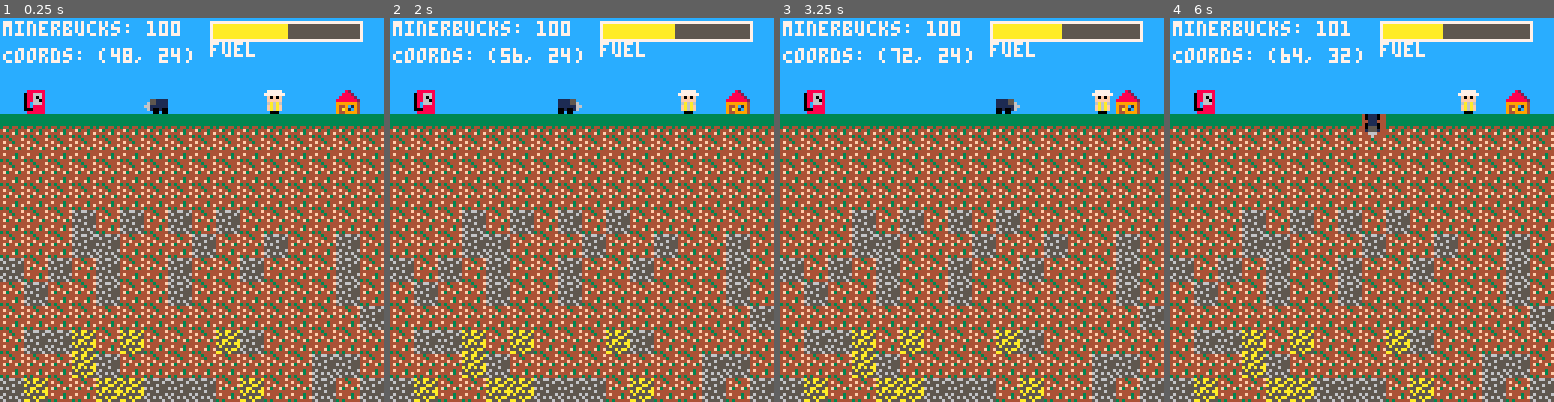
Above: before the commit, frames 1-4 (left to right).
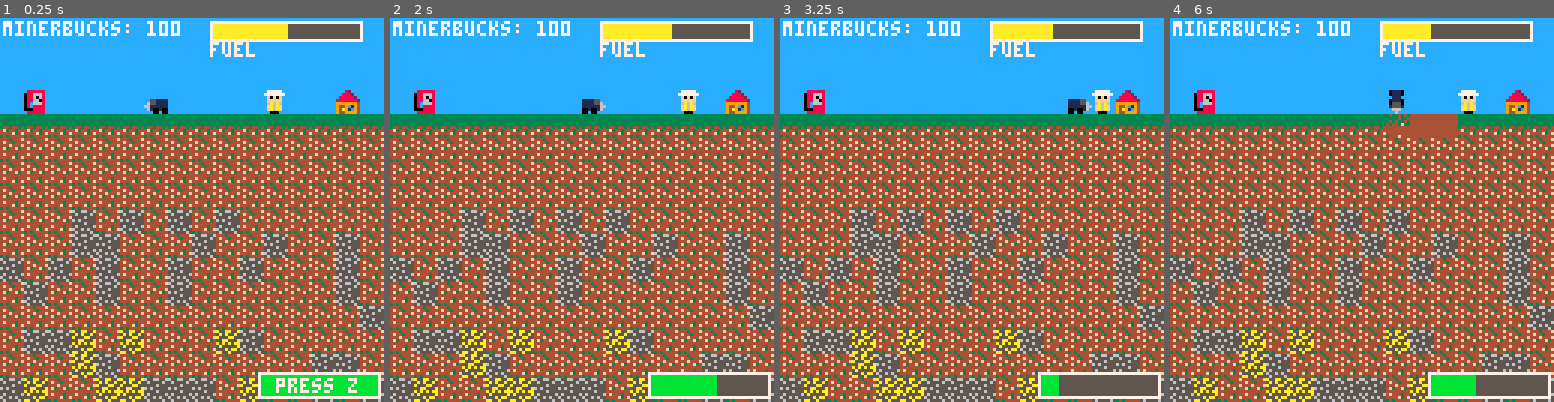
Above: after the commit, the same moments.

Repository: grantsweeney02/Miner
Game: PICO-8 cartridge miner.p8
Two runs of this game, one before a commit and one after it. Both use one fixed random seed, a clock stepped at 60 frames per second and the inputs below.
Inputs:
- Up to frame 1 (0.25 s): no input
- Up to frame 2 (2 s): tap X (X key) at 0.33, 1.07, 1.85 s; tap O (Z key) at 0.7, 1.7 s; hold Right from 1.6 s (still down)
- Up to frame 3 (3.25 s): release Right at 2.1 s; tap O (Z key) at 2.1, 2.5, 2.9 s; hold Up 2.15-2.42 s; hold Right 2.47-3.03 s; tap X (X key) at 2.97 s; hold Left from 3.08 s (still down)
- Up to frame 4 (6 s): tap O (Z key) every 0.4 s from 3.3 to 5.7 s; release Left at 3.58 s; hold Down 3.63-3.97 s; hold Right 4.02-4.68 s; tap X (X key) at 4.08, 5.2 s; hold Up 4.73-5.03 s; hold Left 5.08-5.68 s; hold Down from 5.73 s (still down)

The runs differ from the first frame. In frame 1, 2.9% of the frame differs, in the area x 0-100%, y 7-100%; in frame 2, 3.1%; in frame 3, 2.9%; in frame 4, 3.8%, in the area x 0-100%, y 0-100%.

Commit message:
Boost bar is done and works

Diff:
--- a/miner.p8
+++ b/miner.p8
@@ -11,8 +11,11 @@
 MAP_WIDTH = 16
 MAP_HEIGHT = 32
 BEDROCK_LEVEL = MAP_HEIGHT - 2
-
 local surface_row = flr(SURFACE_HEIGHT / GRID_SIZE)
+
+MAX_BOOST_METER = 100
+BOOST_DEPLETION_RATE = MAX_BOOST_METER / 90
+BOOST_RECHARGE_RATE  = MAX_BOOST_METER / 180
 
 --------------------------------------------------------------------------------
 -- TILE & SPRITE DEFINITIONS
@@ -48,26 +51,11 @@
 -- ORE INFO
 --------------------------------------------------------------------------------
 ore_info = {
-  [TILE_DIRT] = {
-      sprites = SPR_DIRT,
-      durability = 2
-  },
-  [TILE_STONE] = {
-      sprites = SPR_STONE,
-      durability = 3
-  },
-  [TILE_GOLD] = {
-      sprites = SPR_GOLD,
-      durability = 3
-  },
-  [TILE_DIAMOND] = {
-      sprites = SPR_DIAMOND,
-      durability = 4
-  },
-  [TILE_GRASS] = {
-      sprites = {SPR_GRASS_FULL, SPR_GRASS_BROKEN},
-      durability = 2
-  }
+  [TILE_DIRT]    = { sprites = SPR_DIRT, durability = 2 },
+  [TILE_STONE]   = { sprites = SPR_STONE, durability = 3 },
+  [TILE_GOLD]    = { sprites = SPR_GOLD, durability = 3 },
+  [TILE_DIAMOND] = { sprites = SPR_DIAMOND, durability = 4 },
+  [TILE_GRASS]   = { sprites = {SPR_GRASS_FULL, SPR_GRASS_BROKEN}, durability = 2 }
 }
 
 --------------------------------------------------------------------------------
@@ -96,17 +83,18 @@
     move_delay = 10,
     move_timer = 0,
     was_moving_up = false,
-
     inventory = {
         [TILE_DIRT]    = 0,
         [TILE_STONE]   = 0,
         [TILE_GOLD]    = 0,
         [TILE_DIAMOND] = 0
     },
-
     minerBucks = 100,
     fuel = 50,
-    max_fuel = 100
+    max_fuel = 100,
+    interacting_with_trader = false,
+    boostActive = false,
+    boostMeter = MAX_BOOST_METER
 }
 
 --------------------------------------------------------------------------------
@@ -144,7 +132,6 @@
 local building_row = surface_row - 1
 map[building_row][1] = TILE_GAS_PUMP
 map[building_row][MAP_WIDTH - 2] = TILE_UPGRADE_HUT
--- Trader tile removed from the map
 
 --------------------------------------------------------------------------------
 -- TRADER ENTITY
@@ -160,19 +147,71 @@
 }
 
 function update_trader()
+    if miner.interacting_with_trader then return end
     trader.move_timer -= 1
     if trader.move_timer <= 0 then
-        if rnd() < 0.2 then
+        if rnd() < 0.15 then
             trader.direction = -trader.direction
         end
+        local left_bound = 2 * GRID_SIZE
+        local right_bound = (MAP_WIDTH - 3) * GRID_SIZE
         local new_x = trader.x + trader.direction * trader.speed
-        if new_x < 0 or new_x > (MAP_WIDTH - 1) * GRID_SIZE then
+        if new_x < left_bound or new_x > right_bound then
             trader.direction = -trader.direction
             new_x = trader.x + trader.direction * trader.speed
         end
         trader.x = new_x
         trader.move_timer = trader.move_delay
     end
+end
+
+--------------------------------------------------------------------------------
+-- TRADE FUNCTIONS
+--------------------------------------------------------------------------------
+function trade_with_trader()
+    local total = 0
+    for tile, count in pairs(miner.inventory) do
+        total += count * ore_values[tile]
+        miner.inventory[tile] = 0
+    end
+    miner.minerBucks += total
+    print("trade complete: +" .. total .. " mb!", 1, 110, 11)
+    miner.interacting_with_trader = false
+end
+
+function draw_trade_menu()
+    local menu_x = 16
+    local menu_y = 16
+    local menu_width = 96
+    local menu_height = 74
+    rectfill(menu_x, menu_y, menu_x + menu_width, menu_y + menu_height, 0)
+    rect(menu_x, menu_y, menu_x + menu_width, menu_y + menu_height, 7)
+    local text_y = menu_y + 4
+    print("trader menu", menu_x + 8, text_y, 7)
+    text_y += 8
+    local order = {TILE_DIRT, TILE_STONE, TILE_GOLD, TILE_DIAMOND}
+    local inv_names = {
+      [TILE_DIRT]    = "dirt",
+      [TILE_STONE]   = "stone",
+      [TILE_GOLD]    = "gold",
+      [TILE_DIAMOND] = "diamond"
+    }
+    for i = 1, #order do
+      local tile = order[i]
+      local name = inv_names[tile]
+      local count = miner.inventory[tile] or 0
+      print(name .. ": " .. count .. " @ " .. ore_values[tile], menu_x + 4, text_y, 7)
+      text_y += 8
+    end
+    local trade_total = 0
+    for tile, count in pairs(miner.inventory) do
+        trade_total += count * ore_values[tile]
+    end
+    print("total: " .. trade_total, menu_x + 4, text_y, 7)
+    text_y += 8
+    print("press z to trade", menu_x + 4, text_y, 3)
+    text_y += 16
+    print("press x to cancel", menu_x + 4, text_y, 8)
 end
 
 --------------------------------------------------------------------------------
@@ -212,93 +249,98 @@
 end
 
 --------------------------------------------------------------------------------
--- AUTO-CONVERT (Deposit ores at/above grass)
---------------------------------------------------------------------------------
-function auto_convert()
-    if miner.y <= (surface_row * GRID_SIZE) then
-        for tile_id, tile_value in pairs(ore_values) do
-            local count = miner.inventory[tile_id]
-            if count and count > 0 then
-                miner.minerBucks += count * tile_value
-                miner.inventory[tile_id] = 0
-            end
-        end
-    end
-end
-
---------------------------------------------------------------------------------
 -- UPDATE
 --------------------------------------------------------------------------------
 function _update()
     if game_over then return end
-
     if miner.fuel <= 0 then
         game_over = true
         return
     end
 
+    if not miner.interacting_with_trader then
+        if btn(4) and miner.boostMeter >= MAX_BOOST_METER then
+            miner.boostActive = true
+        end
+    end
+
+    if miner.boostActive then
+        miner.boostMeter -= BOOST_DEPLETION_RATE
+        if miner.boostMeter <= 0 then
+            miner.boostMeter = 0
+            miner.boostActive = false
+        end
+    else
+        miner.boostMeter = mid(0, miner.boostMeter + BOOST_RECHARGE_RATE, MAX_BOOST_METER)
+    end
+
+    if abs(miner.x - trader.x) < GRID_SIZE and abs(miner.y - trader.y) < GRID_SIZE then
+        if btnp(5) then
+            miner.interacting_with_trader = not miner.interacting_with_trader
+        end
+    end
+
+    if miner.interacting_with_trader then
+        if btnp(4) then
+            trade_with_trader()
+        end
+        return
+    end
+
     if miner.move_timer > 0 then
         miner.move_timer -= 1
         return
     end
 
     if miner.x % GRID_SIZE == 0 and miner.y % GRID_SIZE == 0 then
-        local old_x, old_y = miner.x, miner.y
-        local new_x, new_y = old_x, old_y
-        local surface_px = surface_row * GRID_SIZE
-
-        if btn(0) and miner.x > 0 then
-            new_x -= miner.speed
-            miner.current_sprite = miner.sprite_left
-            miner.was_moving_up = false
-        end
-
-        if btn(1) and miner.x < (MAP_WIDTH - 1) * GRID_SIZE then
-            new_x += miner.speed
-            miner.current_sprite = miner.sprite_right
-            miner.was_moving_up = false
-        end
-
-        if btn(2) then
-            if miner.y > surface_px - GRID_SIZE then
-                new_y -= miner.speed
-                miner.current_sprite = miner.sprite_up
-                miner.was_moving_up = true
-            else
+        local steps = miner.boostActive and 2 or 1
+        for s = 1, steps do
+            local old_x, old_y = miner.x, miner.y
+            local new_x, new_y = old_x, old_y
+            local surface_px = surface_row * GRID_SIZE
+            local fuel_cost = miner.boostActive and 1.5 or 1
+
+            if btn(0) and miner.x > 0 then
+                new_x -= miner.speed
+                miner.current_sprite = miner.sprite_left
                 miner.was_moving_up = false
+            elseif btn(1) and miner.x < (MAP_WIDTH - 1) * GRID_SIZE then
+                new_x += miner.speed
                 miner.current_sprite = miner.sprite_right
+                miner.was_moving_up = false
+            elseif btn(2) then
+                if miner.y > surface_px - GRID_SIZE then
+                    new_y -= miner.speed
+                    miner.current_sprite = miner.sprite_up
+                    miner.was_moving_up = true
+                else
+                    miner.was_moving_up = false
+                    miner.current_sprite = miner.sprite_right
+                end
+            elseif btn(3) and miner.y < (BEDROCK_LEVEL - 1) * GRID_SIZE then
+                new_y += miner.speed
+                miner.current_sprite = miner.sprite_down
+                miner.was_moving_up = false
             end
-        end
-
-        if btn(3) and miner.y < (BEDROCK_LEVEL - 1) * GRID_SIZE then
-            new_y += miner.speed
-            miner.current_sprite = miner.sprite_down
-            miner.was_moving_up = false
-        end
-
-        if can_move(new_x, new_y) then
-            if (new_x ~= old_x or new_y ~= old_y) then
-                miner.x = new_x
-                miner.y = new_y
-                miner.fuel = max(0, miner.fuel - 1)
+
+            if new_x ~= old_x or new_y ~= old_y then
+                if can_move(new_x, new_y) then
+                    miner.x = new_x
+                    miner.y = new_y
+                    miner.fuel = max(0, miner.fuel - fuel_cost)
+                end
             end
         end
-
         miner.move_timer = miner.move_delay
     end
 
-    local surface_px = surface_row * GRID_SIZE
-    if miner.y <= surface_px - GRID_SIZE and miner.was_moving_up then
-        miner.y = surface_px - GRID_SIZE
+    if miner.y <= (surface_row * GRID_SIZE) - GRID_SIZE and miner.was_moving_up then
+        miner.y = (surface_row * GRID_SIZE) - GRID_SIZE
         miner.current_sprite = miner.sprite_right
         miner.was_moving_up = false
     end
 
-    auto_convert()
-
-    local pump_x = 1 * GRID_SIZE
-    local pump_y = (surface_row - 1) * GRID_SIZE
-    if miner.x == pump_x and miner.y == pump_y then
+    if miner.x == 1 * GRID_SIZE and miner.y == (surface_row - 1) * GRID_SIZE then
         if btnp(5) then
             local missing_fuel = miner.max_fuel - miner.fuel
             if missing_fuel > 0 then
@@ -306,23 +348,21 @@
                 if miner.minerBucks >= cost then
                     miner.minerBucks -= cost
                     miner.fuel = miner.max_fuel
-                    print("Refueled for " .. cost .. " MB!", 1, 120, 11)
+                    print("refueled for " .. cost .. " mb!", 1, 120, 11)
                 elseif miner.minerBucks > 0 then
                     local affordable_fuel = miner.minerBucks * 10
                     miner.fuel += affordable_fuel
                     miner.minerBucks = 0
-                    print("Partial refuel: +" .. affordable_fuel .. " fuel", 1, 120, 10)
+                    print("partial refuel: +" .. affordable_fuel .. " fuel", 1, 120, 10)
                 else
-                    print("Not enough MB to refuel!", 1, 120, 8)
+                    print("not enough mb to refuel!", 1, 120, 8)
                 end
             end
         end
     end
 
     update_trader()
-
-    local max_cam = MAP_HEIGHT * GRID_SIZE - 128
-    cam_y = mid(0, miner.y - 32, max_cam)
+    cam_y = mid(0, miner.y - 32, MAP_HEIGHT * GRID_SIZE - 128)
 end
 
 --------------------------------------------------------------------------------
@@ -330,15 +370,13 @@
 --------------------------------------------------------------------------------
 function _draw()
     cls(12)
-
     camera(0, cam_y)
 
     local surface_px = surface_row * GRID_SIZE
     local bedrock_px = BEDROCK_LEVEL * GRID_SIZE
-
     rectfill(0, 0, 127, surface_px - 1, 12)
     rectfill(0, surface_px, 127, bedrock_px - 1, 4)
-    rectfill(0, bedrock_px, 127, (MAP_HEIGHT * GRID_SIZE) - 1, 0)
+    rectfill(0, bedrock_px, 127, MAP_HEIGHT * GRID_SIZE - 1, 0)
 
     for y = 0, MAP_HEIGHT - 1 do
         for x = 0, MAP_WIDTH - 1 do
@@ -357,9 +395,7 @@
         end
     end
 
-    -- Draw trader
     spr(trader.current_sprite, trader.x, trader.y)
-
     palt()
     palt(13, true)
     palt(0, false)
@@ -368,7 +404,6 @@
     camera()
 
     print("minerbucks: " .. miner.minerBucks, 1, 1, 7)
-    print("Coords: (" .. miner.x .. ", " .. miner.y .. ")", 1, 10, 7)
 
     local bar_x = 70
     local bar_y = 1
@@ -377,28 +412,18 @@
     local fuel_ratio = miner.fuel / miner.max_fuel
     local fill_width = flr(bar_width * fuel_ratio)
     local bar_color = 11
-
     if fuel_ratio <= 0.3 then
         bar_color = 8
     elseif fuel_ratio < 0.7 then
         bar_color = 10
     end
-
     rectfill(bar_x, bar_y, bar_x + bar_width, bar_y + bar_height, 5)
     rectfill(bar_x, bar_y, bar_x + fill_width, bar_y + bar_height, bar_color)
     rect(bar_x, bar_y, bar_x + bar_width, bar_y + bar_height, 7)
     print("fuel", bar_x, bar_y + bar_height + 1, 7)
 
-    local pump_x = 1 * GRID_SIZE
-    local pump_y = (surface_row - 1) * GRID_SIZE
-    if miner.x == pump_x and miner.y == pump_y then
-        local missing_fuel = miner.max_fuel - miner.fuel
-        if missing_fuel > 0 then
-            local cost = ceil(missing_fuel / 10)
-            print("Hold X to refuel (" .. cost .. " MB)", 1, 14, 10)
-        else
-            print("Fuel tank full!", 1, 14, 11)
-        end
+    if abs(miner.x - trader.x) < GRID_SIZE and abs(miner.y - trader.y) < GRID_SIZE then
+        print("press x to trade", 1, 14, 10)
     end
 
     if game_over then
@@ -409,10 +434,45 @@
         rectfill(0, msg_y - 4, 128, msg_y + 8, 0)
         print(msg, msg_x, msg_y, 8)
     end
-end
-
-
-
+
+    if miner.interacting_with_trader then
+        draw_trade_menu()
+    end
+
+    local boost_bar_width = 40
+    local boost_bar_height = 8
+    local boost_bar_x = 128 - boost_bar_width - 2
+    local boost_bar_y = 128 - boost_bar_height - 2
+    local boost_ratio = miner.boostMeter / MAX_BOOST_METER
+    local boost_fill_width = flr(boost_bar_width * boost_ratio)
+    rectfill(boost_bar_x, boost_bar_y, boost_bar_x + boost_bar_width, boost_bar_y + boost_bar_height, 5)
+    rectfill(boost_bar_x, boost_bar_y, boost_bar_x + boost_fill_width, boost_bar_y + boost_bar_height, 11)
+    rect(boost_bar_x, boost_bar_y, boost_bar_x + boost_bar_width, boost_bar_y + boost_bar_height, 7)
+    if miner.boostMeter >= MAX_BOOST_METER then
+        local text = "press z"
+        local text_w = #text * 4
+        local text_x = boost_bar_x + (boost_bar_width - text_w) / 2
+        local text_y = boost_bar_y + (boost_bar_height - 4) / 2
+        print(text, text_x, text_y, 7)
+    end
+
+    local pump_x = 1 * GRID_SIZE
+    local pump_y = (surface_row - 1) * GRID_SIZE
+    if miner.x == pump_x and miner.y == pump_y then
+        local missing_fuel = miner.max_fuel - miner.fuel
+        if missing_fuel > 0 then
+            local cost = ceil(missing_fuel / 10)
+            print("hold x to refuel (" .. cost .. " mb)", 1, 14, 10)
+        else
+            print("fuel tank full!", 1, 14, 11)
+        end
+    end
+end
+
+
+--------------------------------------------------------------------------------
+-- CODE END
+--------------------------------------------------------------------------------
 __gfx__
 00000000fffffffffffffffffffffffffffffffffffffff6ffffffffffffffffffffffffffffffffffffffff0000000000000000000000000000000000000000
 00000000ffffffffffffffffffffffffffffffffffffff666fffffffffffffffffffffffffffffffffffffff0000000000000000000000000000000000000000
Empty file added: game.lua
